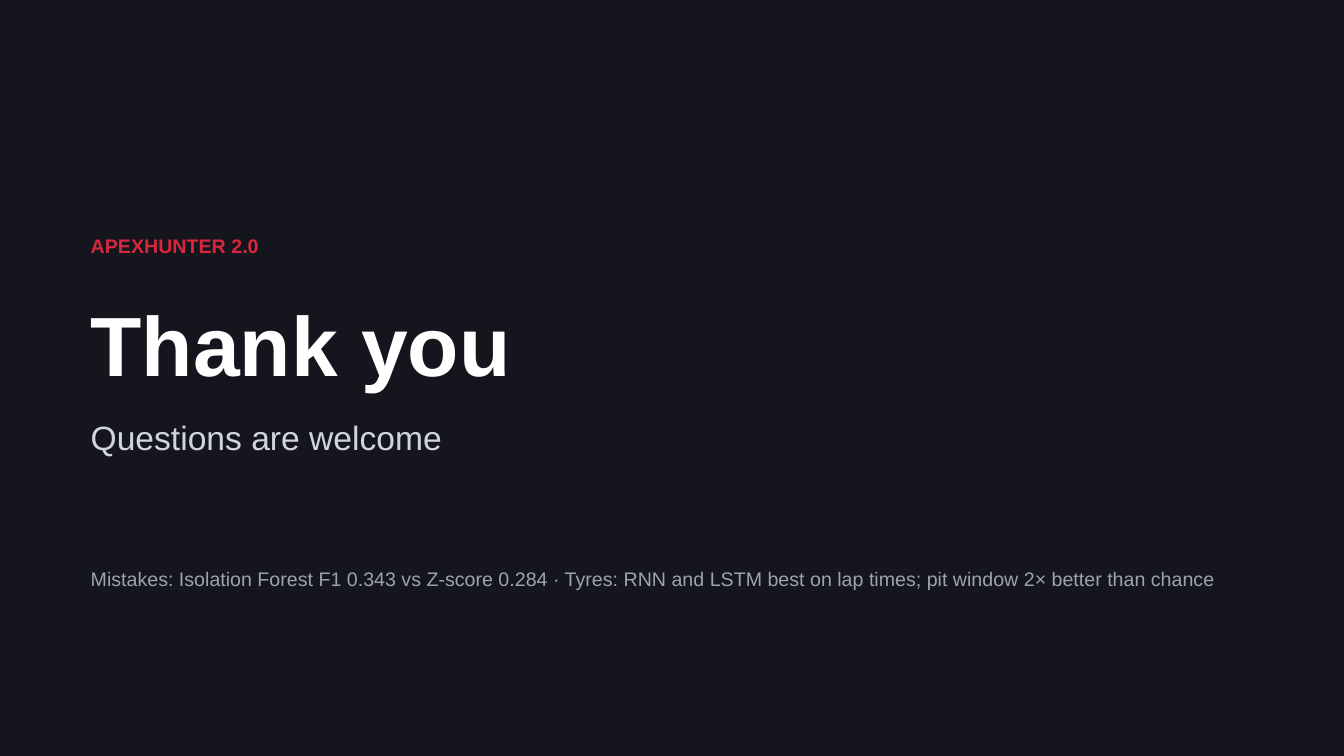
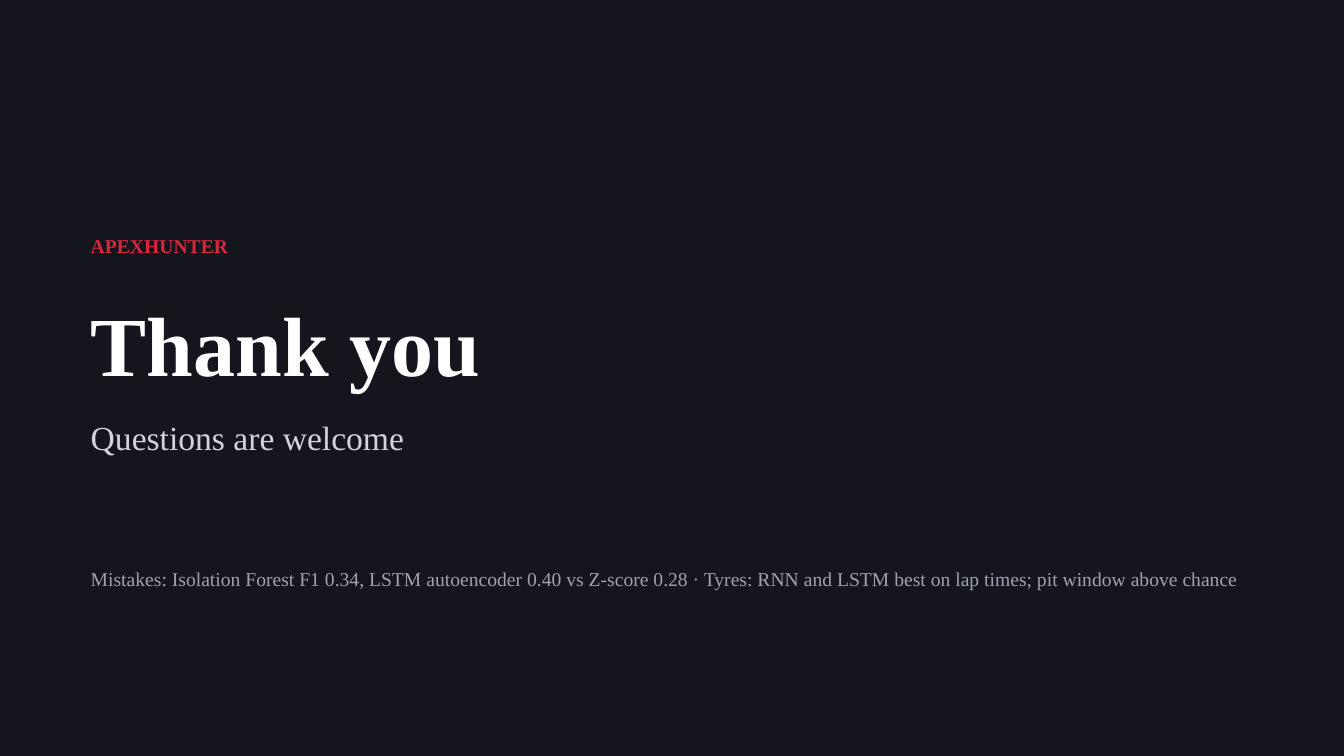
Before and after one commit to ParinShah2312/ApexHunter, a slide deck: slide 25 of docs/submission/ApexHunter_Presentation.pptx (slide 23 before the commit). Drawn at 1344x756 pixels with LibreOffice and Linux fonts; fonts in the diff are those of the drawing. Boxes give left, top, right and bottom in pixels: in the first picture for what was removed or moved away, otherwise in the second. Text is boxed around its words. In the diff, an @@ line names an element or a change of style, - is before the commit and + after.

```diff
--- a/docs/submission/ApexHunter_Presentation.pptx
+++ b/docs/submission/ApexHunter_Presentation.pptx
@@ text at (x1=91, y1=240, x2=228, y2=253): text changed; font Arial to Times New Roman @@
-APEXHUNTER 2.0
+APEXHUNTER
@@ text "Thank you" at (x1=91, y1=317, x2=481, y2=391): font Arial to Times New Roman @@
@@ text "Questions are welcome" at (x1=91, y1=426, x2=404, y2=456): font Arial to Times New Roman @@
@@ text at (x1=91, y1=572, x2=1237, y2=590): text changed; font Arial to Times New Roman @@
-Mistakes: Isolation Forest F1 0.343 vs Z-score 0.284 · Tyres: RNN and LSTM best on lap times; pit window 2× better than chance
+Mistakes: Isolation Forest F1 0.34, LSTM autoencoder 0.40 vs Z-score 0.28 · Tyres: RNN and LSTM best on lap times; pit window above chance
```
Also in this commit, not shown: 20 other slides changed, 4 slides added, 2 slides removed, 44 other files.
